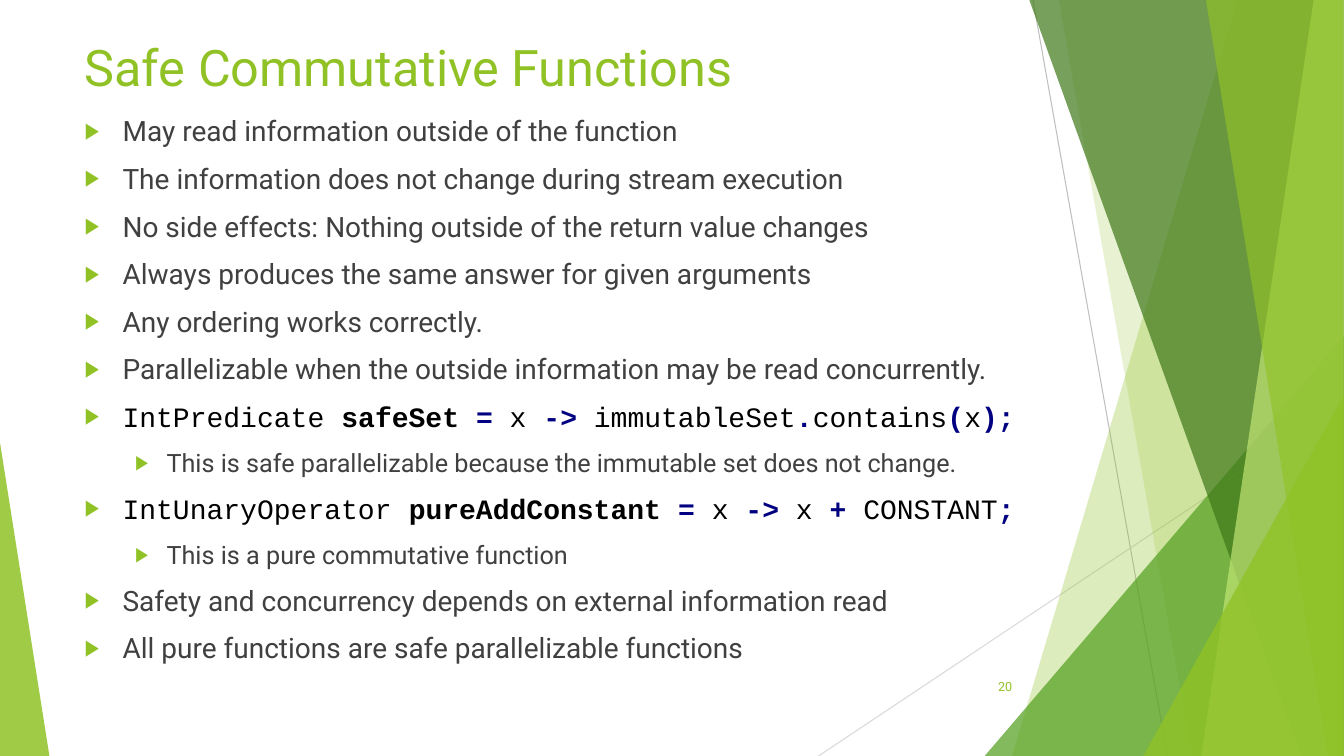
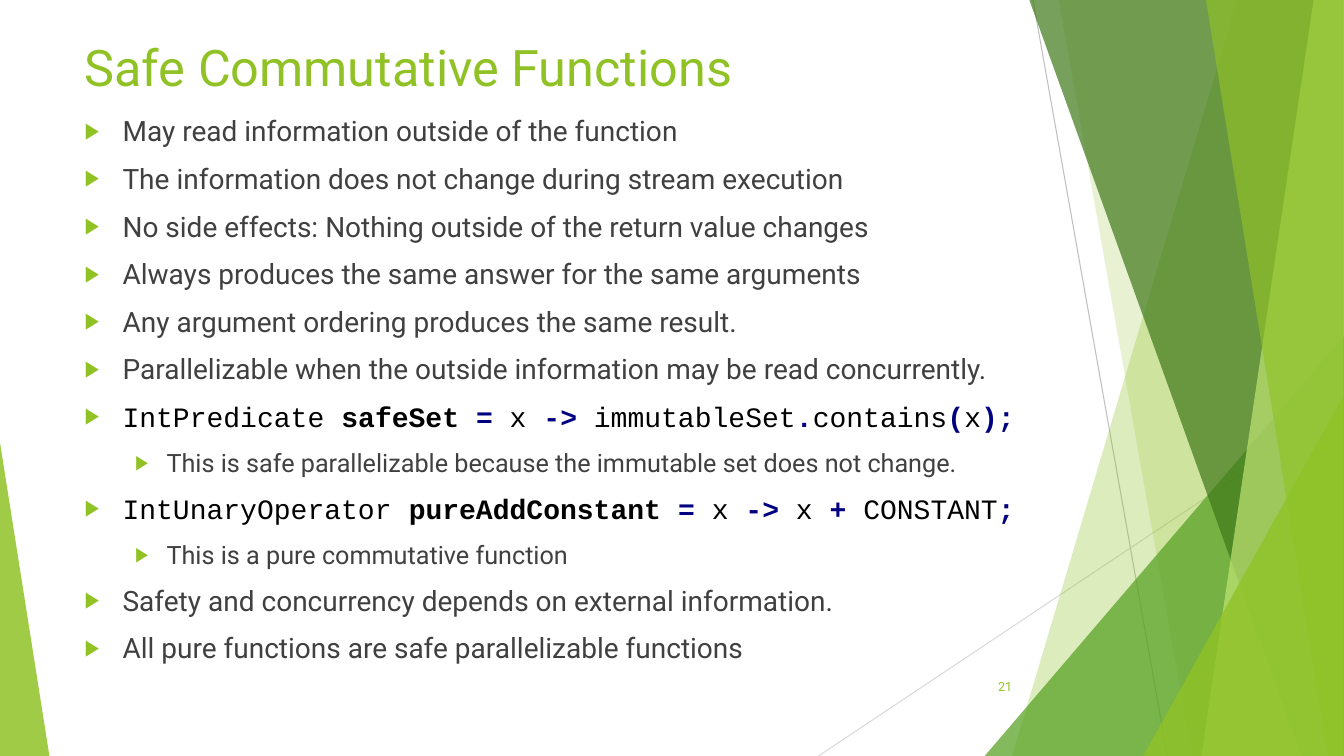
Before and after one commit to RichardRoda/2017-CodePaLOUsa-Lambda, a slide deck: slide 21 of Learning to Love the Lambda in the Stream.pptx (slide 20 before the commit). Drawn at 1344x756 pixels with LibreOffice and Linux fonts; fonts in the diff are those of the drawing. Boxes give left, top, right and bottom in pixels: in the first picture for what was removed or moved away, otherwise in the second. Text is boxed around its words. In the diff, an @@ line names an element or a change of style, - is before the commit and + after.

Commit message:
Cleanup slides.  Seperate concept of pure function and commutative function.

```diff
--- a/Learning to Love the Lambda in the Stream.pptx
+++ b/Learning to Love the Lambda in the Stream.pptx
@@ text at [123,262,860,338]: text changed @@
-▶ Always produces the same answer for given arguments
-▶ Any ordering works correctly.
+▶ Always produces the same answer for the same arguments
+▶ Any argument ordering produces the same result.
@@ text at [123,589,833,617]: text changed @@
-▶ Safety and concurrency depends on external information read
+▶ Safety and concurrency depends on external information.
@@ page number at [998,682,1012,691]: text changed @@
-20
+21
```
Also in this commit, not shown: 9 other slides changed, 1 slide added.
